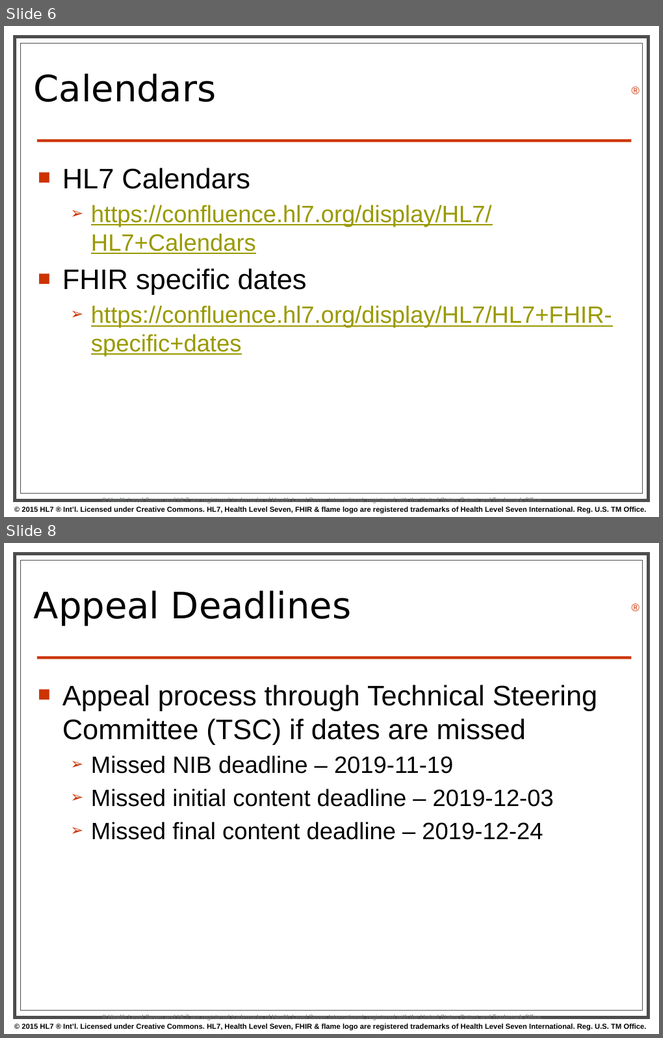
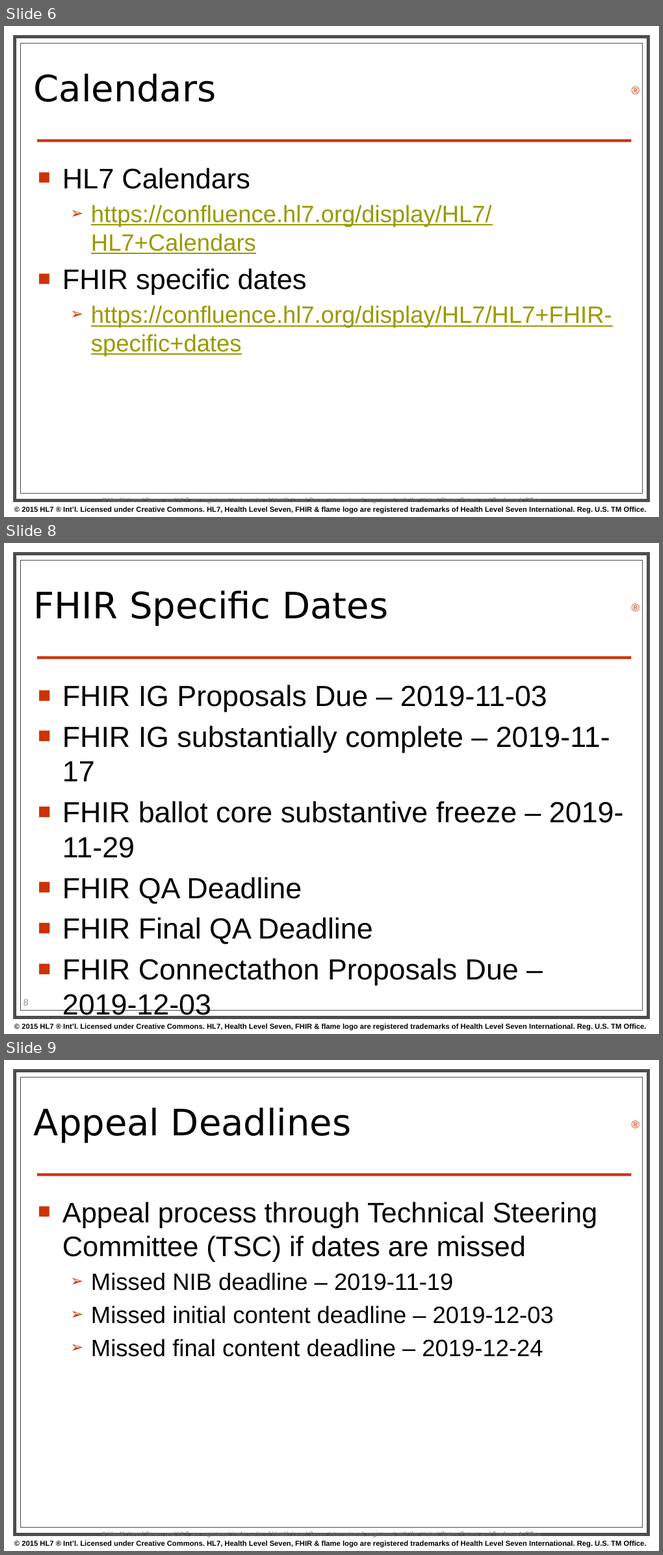
Before and after one commit to FHIR/documents, a slide deck: presentations/2019-09 IG Training/HL7 Processes - Melva.pptx. Shown one above the other, each under a label of ours: slides 6 and 8 before the commit, slides 6, 8 and 9 after it; the slides between them are not shown. The pictures are 663x1038 and 663x1555 pixels, drawn with LibreOffice and Linux fonts; fonts in the diff are those of the drawing; background and template pictures are left out. Boxes give left, top, right and bottom in pixels: in the first picture for what was removed or moved away, otherwise in the second. Text is boxed around its words. In the diff, an @@ line names an element or a change of style, - is before the commit and + after.

Commit message:
Updated slides

```diff
--- a/presentations/2019-09 IG Training/HL7 Processes - Melva.pptx
+++ b/presentations/2019-09 IG Training/HL7 Processes - Melva.pptx
@@ slide 8 added at bbox=[4, 543, 659, 1034], background #FFFFFF; not listed: 5 template elements that a slide beside it also shows @@
@@ title added at bbox=[34, 590, 388, 626], 40 pt, text #000000 @@
+FHIR Specific Dates
@@ text added at bbox=[62, 685, 624, 1019], 32 pt, text #000000 @@
+■ FHIR IG Proposals Due – 2019-11-03
+■ FHIR IG substantially complete – 2019-11-17
+■ FHIR ballot core substantive freeze – 2019-11-29
+■ FHIR QA Deadline
+■ FHIR Final QA Deadline
+■ FHIR Connectathon Proposals Due – 2019-12-03
@@ page number added at bbox=[24, 999, 29, 1006], 10 pt, text #8C8C8C @@
+8
@@ what was slide 8 is now slide 9 @@
```
Also in this commit, not shown: 2 slides changed, 1 other slide added.
